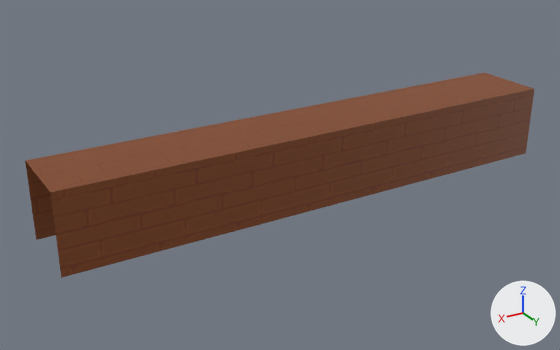
Before and after pictures for a commit that changed the FBX model Assets/Art/Models/Environment/Wall-Simple.fbx.
The view is the same before and after, from a 50 mm lens placed at (5.2, 5.87, 4.28), pointed at (0.4, -2.13, 0.28). Arrows for +X, +Y and +Z are at lower right; the lights stay in place. Where no turn or scale is listed for an object, it has been applied to the vertices.

The first picture shows 'Wall-Simple'.
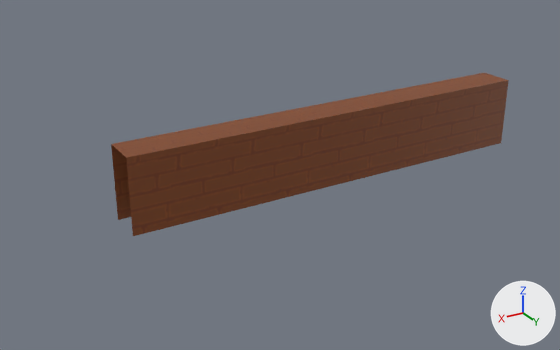
The newer file is also turned or shifted as a whole; pictures and numbers use the older file's frame.

Location of each change, (x1, y1, x2, y2) in pixels of the pictures (560 x 350 px):
'Wall-Simple', reshaped (22% narrower, 20% shorter)
    before: (25, 73, 534, 278)
    after: (111, 73, 509, 236)
part 1 of me_cube_006, cut back
    before: (25, 79, 534, 278)
    after: (112, 79, 509, 236)

What the commit changed:
me_cube_006 is used by ob_wall_simple; location (0.0, -2.0, 0.0).
Verts and faces of me_cube_006; kept vertices keep their numbers, new ones are numbered from 32.
Before the commit, vertices of me_cube_006: 2 (-3.5, 0.5, 0.0) at pixel (525, 153), 3 (-3.5, 0.5, 1.0) at pixel (534, 88), 4 (3.5, -0.5, 0.0) at pixel (36, 239), 5 (3.5, -0.5, 1.0) at pixel (25, 160), 6 (3.5, 0.5, 0.0) at pixel (61, 277).
Before the commit, vertices of me_cube_006: 7 (3.5, 0.5, 1.0) at pixel (50, 192), 8 (2.5, 0.5, 0.0) at pixel (149, 254), 9 (1.5, 0.5, 0.0) at pixel (227, 233), 10 (0.5, 0.5, 0.0) at pixel (299, 213), 11 (-0.5, 0.5, 0.0) at pixel (363, 196).
Before the commit, vertices of me_cube_006: 12 (-1.5, 0.5, 0.0) at pixel (422, 180), 13 (-2.5, 0.5, 0.0) at pixel (476, 166), 14 (-2.5, 0.5, 1.0) at pixel (483, 99), 15 (-1.5, 0.5, 1.0) at pixel (428, 111), 16 (-0.5, 0.5, 1.0) at pixel (367, 124).
Before the commit, vertices of me_cube_006: 17 (0.5, 0.5, 1.0) at pixel (299, 138), 18 (1.5, 0.5, 1.0) at pixel (225, 154), 19 (2.5, 0.5, 1.0) at pixel (142, 172), 25 (2.5, -0.5, 0.0), 26 (2.5, -0.5, 1.0) at pixel (111, 144).
Before the commit, vertices of me_cube_006: 27 (1.5, -0.5, 1.0) at pixel (188, 129).
me_cube_006 had 32 vertices, 21 faces and spanned x -3.5..3.5, y -0.5..0.5, z 0.0..1.0.
me_cube_006 now has 28 vertices, 18 faces and spans x -3.5..2.5, y -0.5..0.0, z 0.0..1.0.
Part 1, on me_cube_006:
Vertices deleted: 4, 6, 7, 8, 19 (with the faces that use them).
Vertices 2, 3, 9 to 18 move by (0.0, -0.5, 0.0).
Vertex 5 moves to (2.5, 0.0, 1.0), pixel (126, 157).
New vertex 32 is at (2.5, 0.0, 0.0), pixel (132, 236).
New faces: (5, 18, 27, 26), (5, 32, 9, 18).
